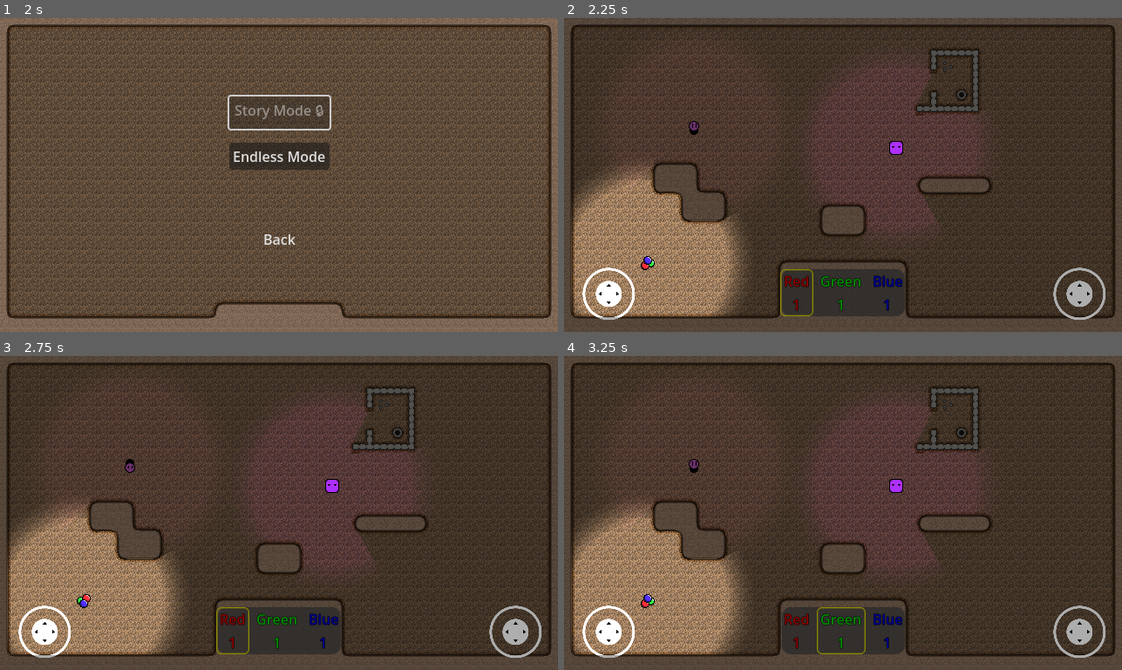
Above: before the commit, frames 1-4 (two rows, left to right).
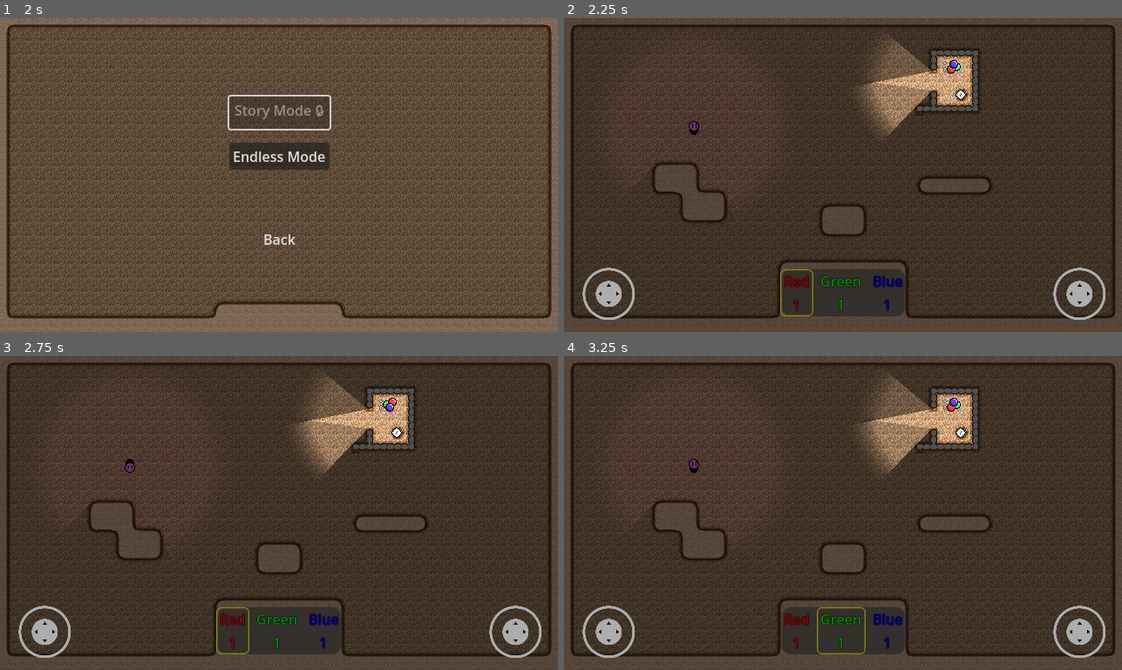
Above: after the commit, the same moments.

Repository: Degenerate-Games/shadows-below
Game: Godot game, scene res://scenes/menus/main_menu.tscn
Same seed, same stepped clock (60 frames per second), same inputs: the game is played once before the commit and once after it.
Inputs (mouse positions are in pixels of both pictures, inside the frame that each line leads up to):
- Up to frame 1 (2 s): click "Start" at 0.5 s; click "Start" at 1.25 s
- Up to frame 2 (2.25 s): click "Endless Mode" at 2 s
- Up to frame 3 (2.75 s): no input
- Up to frame 4 (3.25 s): move the mouse to (965, 497) at 2.77 s; hold L (mixing_ui_right) from 2.78 s (still down); click (965, 497) at 2.92 s

Frame 1 is identical in both runs. In frame 2, 16% of the frame differs, in the area x 1-75%, y 6-96%; in frame 3, 16%; in frame 4, 16%.

Commit message:
Add key light to test scene

Diff:
--- a/scenes/sprite_Test.tscn
+++ b/scenes/sprite_Test.tscn
@@ -6,11 +6,12 @@
 [ext_resource type="PackedScene" uid="uid://wnst66l3ja5k" path="res://scenes/enemies/enemy_b.tscn" id="5_d8xwa"]
 [ext_resource type="PackedScene" uid="uid://b0no58d1y44c4" path="res://scenes/player.tscn" id="6_oc0o4"]
 [ext_resource type="PackedScene" uid="uid://cjni8qecs1cia" path="res://scenes/menus/pause_menu.tscn" id="6_ofyws"]
+[ext_resource type="PackedScene" uid="uid://c6lexs8ov1w1b" path="res://scenes/items/key_light.tscn" id="7_7ma4y"]
 
 [node name="Node2D" type="Node2D"]
 
 [node name="Player" parent="." instance=ExtResource("6_oc0o4")]
-position = Vector2(96, 281)
+position = Vector2(447, 56)
 
 [node name="TileMap" type="TileMap" parent="."]
 texture_filter = 1
@@ -37,3 +38,6 @@
 position = Vector2(381, 149)
 
 [node name="PauseMenu" parent="." instance=ExtResource("6_ofyws")]
+
+[node name="KeyLight" parent="." instance=ExtResource("7_7ma4y")]
+position = Vector2(455, 88)
Not shown: 1 places in scenes/sprite_Test.tscn that only renumber resources
